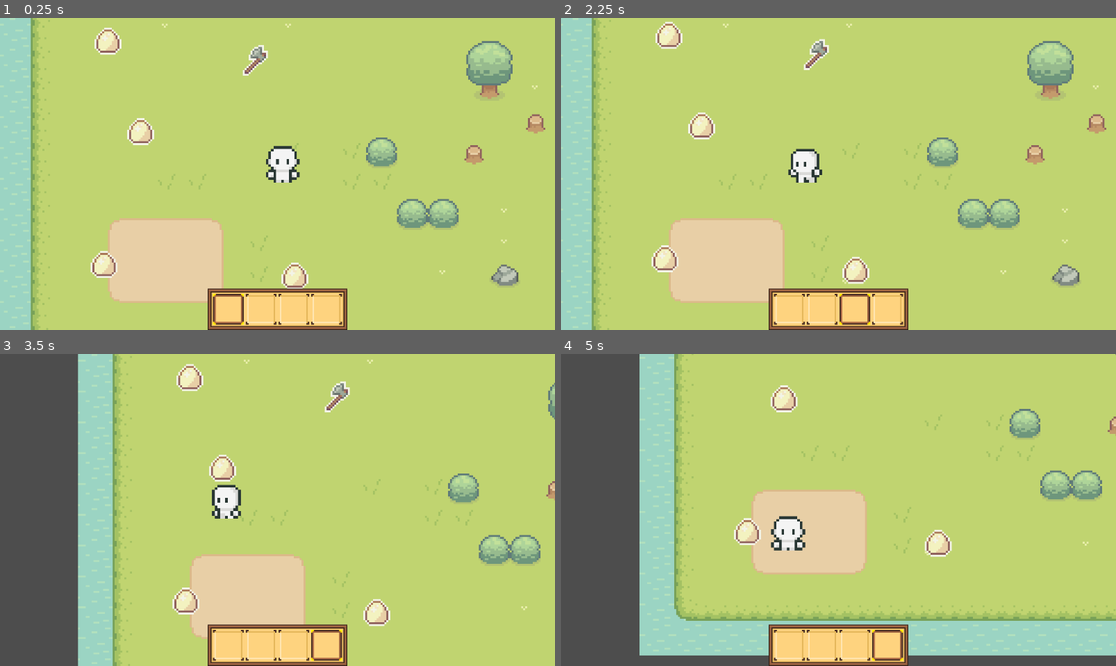
Above: before the commit, frames 1-4 (two rows, left to right).
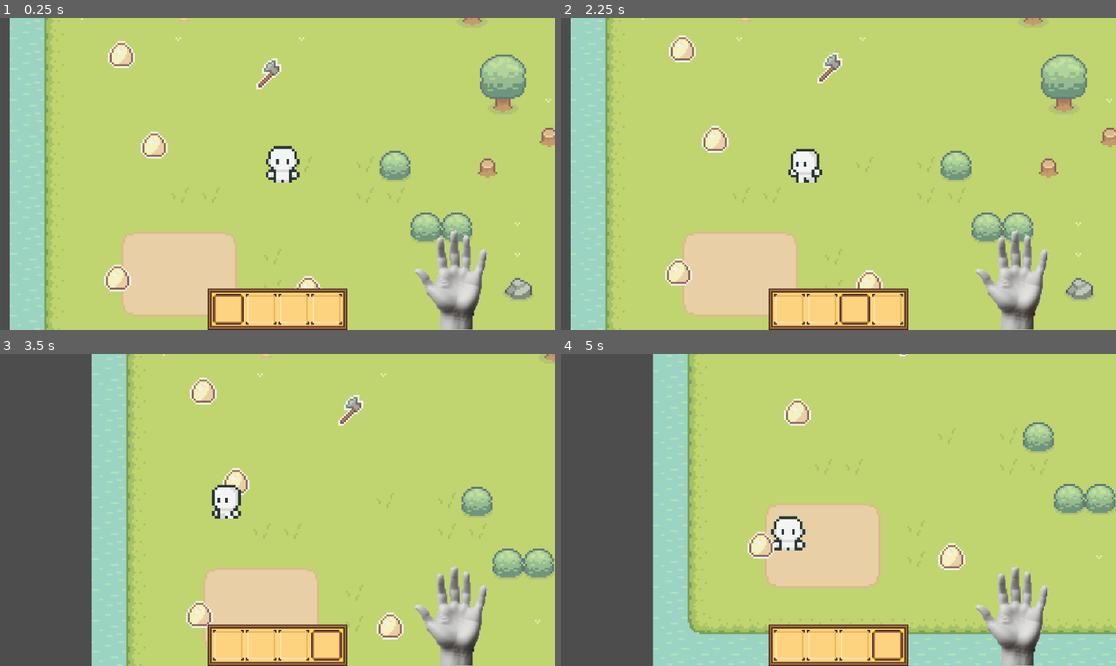
Above: after the commit, the same moments.

Repository: Lamayanul/Game
Game: Godot game, scene res://Scene/world.tscn
The game is run twice, just before and just after one commit, with the same random seed, the same clock (stepped at 60 frames per second) and the same inputs.
Inputs (mouse positions are in pixels of both pictures, inside the frame that each line leads up to):
- Up to frame 1 (0.25 s): no input
- Up to frame 2 (2.25 s): drag from (788, 308) to (855, 170) at 0.52 s; drag from (821, 308) to (855, 170) at 1.27 s; move the mouse to (855, 308) at 2.02 s; hold A (move_left) from 2.03 s (still down); tap Z (drop) at 2.1 s; click (855, 308) at 2.17 s
- Up to frame 3 (3.5 s): tap N (drop_1, bound only after the commit) at 2.3 s; release A (move_left) at 2.75 s; drag from (327, 644) to (538, 400) at 2.77 s
- Up to frame 4 (5 s): move the mouse to (755, 432) at 3.52 s; hold S (move_down) 3.53-4.25 s; tap N (drop_1, bound only after the commit) at 3.6 s; click (755, 432) at 3.67 s; tap Space (jump) at 3.77 s; drag from (960, 494) to (783, 441) at 4.27 s

The runs differ from the first frame. In frame 1, 18% of the frame differs, in the area x 0-100%, y 0-100%; in frame 2, 18%; in frame 3, 16%; in frame 4, 20%, in the area x 14-100%, y 0-100%.

Commit message:
update
inventory fix

Diff:
--- a/Autoload/Database.gd
+++ b/Autoload/Database.gd
@@ -16,6 +16,9 @@
 func get_number(ID="0"):
  return content[ID]["number"]
 
+func get_nume(ID="0"):
+ return content[ID]["nume"]
+
 #func get_id(number: int) -> String:
  #for id in content.keys():
   #if content[id]["number"] == number:
--- a/Autoload/Database.json
+++ b/Autoload/Database.json
@@ -2,19 +2,22 @@
  "0":{
   "texture" : "",
   "cantitate":0,
-  "number":0
+  "number":0,
+  "nume":""
 	 },
 
 
  "1":{
   "texture" : "Egg_item.png",
-  "cantitate":3,
-  "number":1
+  "cantitate":1,
+  "number":1,
+  "nume":"ou",
 	 },
 
 "2":{
 	"texture":"axe.png",
 	"cantitate":1,
-	"number":2
+	"number":2,
+	"nume":"topor",
 	}
 }
--- a/Scene/player.tscn
+++ b/Scene/player.tscn
@@ -575,13 +575,10 @@
 [sub_resource type="RectangleShape2D" id="RectangleShape2D_fivss"]
 size = Vector2(10.6094, 3.0625)
 
-[sub_resource type="RectangleShape2D" id="RectangleShape2D_5r8jg"]
-size = Vector2(7, 6)
-
 [node name="CharacterBody2D" type="CharacterBody2D"]
 y_sort_enabled = true
-position = Vector2(40, 34)
 script = ExtResource("1_cqeva")
+metadata/_edit_group_ = true
 
 [node name="AnimatedSprite2D" type="AnimatedSprite2D" parent="."]
 texture_filter = 1
@@ -601,14 +598,3 @@
 position_smoothing_enabled = true
 drag_horizontal_enabled = true
 drag_vertical_enabled = true
-
-[node name="item_mana" type="Node2D" parent="."]
-position = Vector2(-22, -21)
-metadata/_edit_group_ = true
-
-[node name="sprite" type="Sprite2D" parent="item_mana"]
-
-[node name="Area2D" type="Area2D" parent="item_mana/sprite"]
-
-[node name="CollisionShape2D" type="CollisionShape2D" parent="item_mana/sprite/Area2D"]
-shape = SubResource("RectangleShape2D_5r8jg")
--- a/Scene/world.tscn
+++ b/Scene/world.tscn
@@ -13,6 +13,8 @@
 [ext_resource type="PackedScene" uid="uid://bpjsxu52b667r" path="res://Scene/fade_area.tscn" id="8_nd5dy"]
 [ext_resource type="PackedScene" uid="uid://cl0ym50w3lybq" path="res://User/inv.tscn" id="12_na5if"]
 [ext_resource type="PackedScene" uid="uid://7seyno1cclqg" path="res://User/item.tscn" id="13_6ft7m"]
+[ext_resource type="Texture2D" uid="uid://cwca42gpup2fp" path="res://Sprout Lands - Sprites - Basic pack/Objects/hand1.png" id="13_6781w"]
+[ext_resource type="Script" path="res://Scripturi/hand.gd" id="14_1eu7x"]
 
 [sub_resource type="TileSetAtlasSource" id="TileSetAtlasSource_g1xpc"]
 texture = ExtResource("1_okv3e")
@@ -202,6 +204,11 @@
 [sub_resource type="RectangleShape2D" id="RectangleShape2D_7fe0x"]
 size = Vector2(18.9975, 15.0613)
 
+[sub_resource type="StyleBoxEmpty" id="StyleBoxEmpty_4ynlc"]
+
+[sub_resource type="RectangleShape2D" id="RectangleShape2D_2cxkb"]
+size = Vector2(7, 6)
+
 [sub_resource type="RectangleShape2D" id="RectangleShape2D_0l4ak"]
 size = Vector2(25, 16)
 
@@ -245,8 +252,7 @@
 shape = SubResource("RectangleShape2D_7fe0x")
 
 [node name="player" parent="." instance=ExtResource("6_5tioc")]
-position = Vector2(-95, 102)
-metadata/_edit_group_ = true
+position = Vector2(-102, 95)
 
 [node name="Timer" type="Timer" parent="player"]
 wait_time = 0.5
@@ -276,6 +282,69 @@
 grow_horizontal = 2
 grow_vertical = 0
 
+[node name="PanelContainer" type="PanelContainer" parent="CanvasLayer"]
+anchors_preset = 3
+anchor_left = 1.0
+anchor_top = 1.0
+anchor_right = 1.0
+anchor_bottom = 1.0
+offset_left = -305.0
+offset_top = -199.0
+offset_right = -98.0
+offset_bottom = 2.0
+grow_horizontal = 0
+grow_vertical = 0
+theme_override_styles/panel = SubResource("StyleBoxEmpty_4ynlc")
+metadata/_edit_group_ = true
+
+[node name="Sprite2D" type="Sprite2D" parent="CanvasLayer/PanelContainer"]
+position = Vector2(102, 83.9999)
+scale = Vector2(2.32, 2.32)
+texture = ExtResource("13_6781w")
+
+[node name="item_mana" type="Node2D" parent="CanvasLayer/PanelContainer/Sprite2D"]
+position = Vector2(-5.96046e-08, -8.18966)
+scale = Vector2(5.07708, 6.02854)
+
+[node name="sprite" type="Sprite2D" parent="CanvasLayer/PanelContainer/Sprite2D/item_mana"]
+script = ExtResource("14_1eu7x")
+
+[node name="Area2D" type="Area2D" parent="CanvasLayer/PanelContainer/Sprite2D/item_mana/sprite"]
+
+[node name="CollisionShape2D" type="CollisionShape2D" parent="CanvasLayer/PanelContainer/Sprite2D/item_mana/sprite/Area2D"]
+shape = SubResource("RectangleShape2D_2cxkb")
+
+[node name="InfoLabel" type="RichTextLabel" parent="CanvasLayer"]
+anchors_preset = 3
+anchor_left = 1.0
+anchor_top = 1.0
+anchor_right = 1.0
+anchor_bottom = 1.0
+offset_left = -263.0
+offset_top = -298.0
+offset_right = -139.0
+offset_bottom = -212.0
+grow_horizontal = 0
+grow_vertical = 0
+size_flags_horizontal = 4
+size_flags_vertical = 0
+bbcode_enabled = true
+fit_content = true
+
+[node name="ColorRect" type="ColorRect" parent="CanvasLayer"]
+z_index = -1
+anchors_preset = 3
+anchor_left = 1.0
+anchor_top = 1.0
+anchor_right = 1.0
+anchor_bottom = 1.0
+offset_left = -262.0
+offset_top = -297.0
+offset_right = -139.0
+offset_bottom = -212.0
+grow_horizontal = 0
+grow_vertical = 0
+
 [node name="Area2D2" type="Area2D" parent="."]
 
 [node name="CollisionShape2D" type="CollisionShape2D" parent="Area2D2"]
@@ -285,7 +354,6 @@
 [node name="Item" parent="." instance=ExtResource("13_6ft7m")]
 position = Vector2(-138, 23)
 ID = "2"
-metadata/_edit_group_ = true
 
 [node name="Item2" parent="." instance=ExtResource("13_6ft7m")]
 position = Vector2(-197, 60)
@@ -307,5 +375,7 @@
 [connection signal="body_exited" from="TileMap/Area2D" to="player" method="_on_area_2d_body_exited"]
 [connection signal="timeout" from="player/Timer" to="player" method="_on_timer_timeout"]
 [connection signal="timeout" from="gaina/directionChangeTimer" to="gaina" method="_on_direction_change_timer_timeout"]
+[connection signal="mouse_entered" from="CanvasLayer/PanelContainer" to="player" method="_on_area_2d_mouse_entered"]
+[connection signal="mouse_exited" from="CanvasLayer/PanelContainer" to="player" method="_on_area_2d_mouse_exited"]
 [connection signal="body_entered" from="Area2D2" to="player" method="_on_body_entered"]
 [connection signal="body_exited" from="Area2D2" to="player" method="_on_body_exited"]
--- /dev/null
+++ b/Scripturi/hand.gd
@@ -0,0 +1,12 @@
+extends Sprite2D
+
+var float_amplitude: float = 2.0
+var float_speed: float = 2.0
+var original_position: Vector2
+var time_passed: float = 0.0
+
+
+
+func _process(delta: float):
+	time_passed += delta
+	position.y = original_position.y + sin(time_passed * float_speed) * float_amplitude * 0.5
--- a/Scripturi/player.gd
+++ b/Scripturi/player.gd
@@ -8,7 +8,12 @@
 var _currentIdleAnimation = "front_idle" # Current idle animation
 var is_jumping = false
 var jumpDirection = Vector2.ZERO
-@onready var hand_sprite = $item_mana/sprite
+@onready var hand_sprite = $"../CanvasLayer/PanelContainer/Sprite2D/item_mana/sprite"
+@onready var info_label = $"../CanvasLayer/InfoLabel"
+@onready var area_2d = $"../CanvasLayer/PanelContainer/Sprite2D/item_mana/sprite/Area2D"
+@onready var color_rect = $"../CanvasLayer/ColorRect"
+
+var info:String=""
 # Nodes
 var colisiune
 var tilemap
@@ -19,7 +24,9 @@
 	_tileMap = get_node("/root/world/TileMap")
 	colisiune = get_node("colisiune")
 	add_to_group("player")
-	# Connect the plant_seed signal
+	color_rect.color = Color(0, 0, 0, 0.5)  # Negru cu 50% transparență
+	color_rect.visible=false
+
 
 
 func _physics_process(delta):
@@ -138,10 +145,29 @@
 
 
 # Funcția pentru echiparea unui item
-func equip_item(item_texture: Texture):
+func equip_item(item_texture: Texture, item_nume : String):
 	if item_texture:
 		print("Texture set successfully")
 		hand_sprite.texture = item_texture
 		hand_sprite.visible = true
+		hand_sprite.scale=Vector2(0.5,0.5)
+		info = "[center]ITEM : "  +item_nume+"[/center]"
 	else:
 		print("Texture is null")
+
+func inequip_item():
+	hand_sprite.texture=null
+	info_label.clear()
+
+
+func _on_area_2d_mouse_entered():
+	info_label.visible=true
+	color_rect.visible=true
+	info_label.text=info
+	print("intrare")
+
+
+func _on_area_2d_mouse_exited():
+	info_label.visible=false
+	color_rect.visible=false
+	print("iesire")
--- a/User/inv.gd
+++ b/User/inv.gd
@@ -5,39 +5,72 @@
 @onready var texture_rect = $MarginContainer/TextureRect
 @onready var grid = $"../../TileMap/Grid"  # Referința la grid
 @export var plin:int =0
-
-
+@onready var info_label = $"../InfoLabel"
 
 # Dimensiunea unui tile (ajustează după caz)
 #var tile_size = Vector2(16, 16)
 
-func add_item(ID="0"):
-
-	var item_texture = load("res://assets/" + ItemData.get_texture(ID))
-	var item_cantitate = ItemData.get_cantitate(ID)
-	var item_number = ItemData.get_number(ID)
-
-	var item_data = {"TEXTURE": item_texture, "CANTITATE": item_cantitate, "NUMBER":item_number}
-
-	var start_index = 0
-	var index = start_index
-
-	for i in range(start_index, grid_container.get_child_count()):
-		var child = grid_container.get_child(i)
-		if child != null and child.has_method("set_property"):
-			if not child.filled:
-				index = i
-				break
+#func add_item(ID="0"):
+#
+	#var item_texture = load("res://assets/" + ItemData.get_texture(ID))
+	#var item_cantitate = ItemData.get_cantitate(ID)
+	#var item_number = ItemData.get_number(ID)
+	#
+	#var item_data = {"TEXTURE": item_texture, "CANTITATE": item_cantitate, "NUMBER":item_number}
+	#
+	#var start_index = 0
+	#var index = start_index
+#
+	#for i in range(start_index, grid_container.get_child_count()):
+		#var child = grid_container.get_child(i)
+		#if child != null and child.has_method("set_property"):
+			#if not child.filled:
+				#index = i
+				#break
 			#elif child.get_id() == ID:
 				#child.set_property(item_data)
 				#return
-
-
-	var slot = grid_container.get_child(index)
-	if slot != null and slot.has_method("set_property"):
-		slot.set_property(item_data)
-	else:
-		print("Eroare: Slotul este null sau nu are metoda set_property.")
+				#
+			#
+	#var slot = grid_container.get_child(index)
+	#if slot != null and slot.has_method("set_property"):
+		#slot.set_property(item_data)
+	#else:
+		#print("Eroare: Slotul este null sau nu are metoda set_property.")
+
+func add_item(ID="", item_cantita=1):
+	var item_texture = load("res://assets/" + ItemData.get_texture(ID))
+	var item_nume=ItemData.get_nume(ID)
+	var item_number = ItemData.get_number(ID)
+	var item_cantitate=item_cantita
+	print("cantitate: ", item_cantitate)
+	var item_data = {"TEXTURE": item_texture, "CANTITATE": item_cantitate, "NUMBER": item_number,"NUME":item_nume}
+	if ID=="0":
+		item_cantitate=0
+	# 1. Verifică dacă există deja un item cu același ID în inventar
+	for i in range(grid_container.get_child_count()):
+		var child = grid_container.get_child(i)
+		if child is Slot:
+			if child.filled and child.get_id() == ID:
+				# 2. Stivuiește itemele dacă găsești un slot cu același ID
+				child.cantitate += item_cantitate
+				child.set_property({"TEXTURE": item_texture, "CANTITATE": child.cantitate, "NUMBER": item_number,"NUME":item_nume})
+				plin=plin
+				return
+
+	# 3. Dacă nu există un slot cu același ID, caută un slot gol și adaugă itemul acolo
+	for i in range(grid_container.get_child_count()):
+		var child = grid_container.get_child(i)
+		if child is Slot:
+			if not child.filled:
+				child.set_property(item_data)
+				child.filled = true
+				plin+=1
+				return
+
+	# Dacă inventarul este plin și nu există sloturi libere
+	print("Inventarul este plin!")
+
 
 func _ready():
 	for child in grid_container.get_children():
@@ -59,7 +92,8 @@
 	update_selector_position(selected_slot)
 	var player = get_node("/root/world/player")  # Referința la nodul player
 	if player and slot.get_texture() != null:
-		player.equip_item(slot.get_texture())
+		player.equip_item(slot.get_texture(),slot.get_nume())
+
 
 func update_selector_position(slot: Slot):
 	var slot_position = slot.get_global_position()
@@ -69,6 +103,8 @@
 func _input(_event):
 	if Input.is_action_just_pressed("drop"):
 		drop_selected_item()
+	if Input.is_action_just_pressed("drop_1"):
+		drop_selected_item_1()
 
 
 
@@ -80,17 +116,22 @@
 			selected_slot.clear_item()
 		if ID:
 			print("ID-ul itemului este: ", ID)
+			#var item_cantitate = selected_slot.get_cantitate()
+			#var cantitate_de_drop = 1  # Cantitatea pe care vrei să o dai la drop
+			var player = get_node("/root/world/player")
 
 			# Obține poziția mouse-ului în coordonate globale
-			var mouse_position = Vector2(100,100)
+			#var mouse = get_global_mouse_position()
 			var world = get_node("/root/world/")
-
+			var cantiti=selected_slot.get_cantitate()
 			# Convertește coordonatele mouse-ului în coordonatele locale ale TileMap
-			var _local_mouse_position = world.to_local(mouse_position)
+			#var mouse_position_global = get_viewport().get_mouse_position()
+			#var mouse_position_local = world.to_local(mouse_position_global)
 			# Drop itemul la poziția exactă a mouse-ului
-			drop_item(ID, mouse_position)
-
-			print("Poziția calculată pentru drop: ", mouse_position)
+
+			drop_item(ID,cantiti)
+
+			#print("Poziția calculată pentru drop: ", drop_position)
 
 			# Curăță și deselectează slotul
 			selected_slot.clear_item()
@@ -98,6 +139,11 @@
 			selected_slot = null  # Deselectează slotul după drop
 			plin-=1
 			print(plin)
+
+			player.inequip_item()
+
+
+
 		else:
 			print("ID-ul itemului nu a fost găsit în slotul selectat.")
 	else:
@@ -106,15 +152,11 @@
 
 
 # În funcția de drop
-func drop_item(ID: String, position: Vector2):
+func drop_item(ID: String, cantiti: int):
 	# Obține textura și cantitatea din ItemData
-	var item_cantitate = ItemData.get_cantitate(ID)
+	var item_cantitate = cantiti
 	var item_texture_path = "res://assets/" + ItemData.get_texture(ID)
 	var item_texture = load(item_texture_path) as Texture
-
-
-
-
 
 	# Încarcă scena itemului
 	var item_scene = load("res://User/item.tscn") as PackedScene
@@ -126,11 +168,13 @@
 		item_instance.set_cantitate(item_cantitate)
 		item_instance.set_texture1(item_texture)
 
-		item_instance.ID = selected_slot.get_id()
-		var local_position = world_node.to_local(position)
-		item_instance.position = local_position  # Folosește 'position' pentru coordonate locale
-
+		item_instance.ID = ID
+		var position=Vector2(100,100)
+
+		item_instance.position = position  # Folosește 'position' pentru coordonate locale
+		#global_cantiti=cantiti
 		world_node.add_child(item_instance)
+
 		#item_instance.scale = Vector2(2, 2)  # Asigură-te că este vizibil
 		#item_instance.modulate = Color(1, 1, 1, 1)  # Asigură-te că nu este transparent
 		#item_instance.visible = true  # Asigură-te că este vizibil
@@ -149,3 +193,39 @@
 		#if items_node:
 			#items_node.add_child(load("res://User/item.tscn").instantiate())
 			#items_node.add_child(item_instance)
+
+func drop_selected_item_1():
+	print("Funcția drop_selected_item_1 a fost apelată")
+	if selected_slot:
+		var ID = selected_slot.get_id()  # Obține ID-ul itemului din slotul selectat
+		if ID == "0":
+			selected_slot.clear_item()
+		if ID:
+			print("ID-ul itemului este: ", ID)
+			#var item_cantitate = selected_slot.get_cantitate()
+			var cantitate_de_drop = 1  # Cantitatea pe care vrei să o dai la drop
+			# Obține poziția mouse-ului în coordonate globale
+			var mouse_position = Vector2(100,100)
+			var world = get_node("/root/world/")
+			#var cantiti=selected_slot.get_cantitate()
+			# Convertește coordonatele mouse-ului în coordonatele locale ale TileMap
+			var _local_mouse_position = world.to_local(mouse_position)
+
+			if selected_slot.decrease_cantitate(cantitate_de_drop):
+
+				selected_slot.clear_item()
+				selected_slot.deselect()
+				selected_slot = null
+				plin -= 1
+				var player = get_node("/root/world/player")
+				player.inequip_item()  # Dez-echipează itemul
+
+			if ID=="0":
+				cantitate_de_drop=0
+			drop_item(ID , cantitate_de_drop)
+
+
+		else:
+			print("ID-ul itemului nu a fost găsit în slotul selectat.")
+	else:
+		print("Niciun slot nu este selectat")
--- a/User/slot_container.gd
+++ b/User/slot_container.gd
@@ -13,6 +13,9 @@
 
 signal slot_selected(slot)
 
+@export var nume: String:
+	set(value):
+		nume=value
 
 @export var number : int = 0:
 	set(value):
@@ -31,12 +34,13 @@
 
 #@export_enum("Grau:0", "Seminte:1", "Axe:2") var type: int
 
-@onready var property: Dictionary = {"TEXTURE": null, "CANTITATE": cantitate, "NUMBER":number}:
+@onready var property: Dictionary = {"TEXTURE": null, "CANTITATE": cantitate, "NUMBER":number, "NUME":nume}:
 	set(value):
 		property = value
 		texture_rect.texture = property["TEXTURE"]  # Actualizează direct textura în TextureRect
 		cantitate = property["CANTITATE"]
 		number = property["NUMBER"]
+		nume = property["NUME"]
 
 
 # Metoda pentru setarea texturii și cantității
@@ -49,6 +53,7 @@
 		texture_rect.texture = property["TEXTURE"]
 		cantitate = property["CANTITATE"]
 		number = property["NUMBER"]
+		nume=property["NUME"]
 		label.text = str(cantitate)
 		if cantitate > 0:
 			label.text = str(cantitate)
@@ -68,6 +73,9 @@
 
 func get_number()->int:
 	return property.get("NUMBER",0)
+
+func get_nume()->String:
+	return property.get("NUME","")
 
 
 
@@ -128,7 +136,7 @@
 	cantitate = 0
 
 	# Resetează ID-ul sau alte proprietăți relevante
-	property = {"TEXTURE": null, "CANTITATE": 0, "NUMBER": 0}
+	property = {"TEXTURE": null, "CANTITATE": 0, "NUMBER": 0, "NUME":""}
 
 	# Marchează slotul ca fiind gol
 	filled = false
@@ -142,3 +150,13 @@
 			if ItemData.content[key]["number"] == number:
 				return key
 	return "0"
+
+
+func decrease_cantitate(amount: int) -> bool:
+	if cantitate > 0:
+		cantitate -= amount
+		if cantitate <= 0:
+			cantitate = 0
+			return true  # Itemul trebuie să fie eliminat
+		return false
+	return true  # Itemul nu are cantitate
--- a/item.gd
+++ b/item.gd
@@ -1,6 +1,6 @@
 extends Sprite2D
 
-@export var ID ="0"
+@export var ID =""
 
 @onready var shadow = Sprite2D.new()
 
@@ -11,7 +11,7 @@
 
 # Variabile pentru textura și cantitate
 var item_texture: Texture
-var item_cantitate: int
+var item_cantitate: int=1
 
 func _ready():
 	# Setează textura folosind ID-ul
@@ -22,13 +22,14 @@
 
 func _on_body_entered(body):
 	if body.name == "player":
-		var inventory = get_parent().find_child("Inv")
+		var inventory=get_parent().find_child("Inv") #get_parent().find_child("Inv")
 
 		if inventory.plin < 4:
-			get_parent().find_child("Inv").add_item(ID)
-			inventory.plin+=1
+			get_parent().find_child("Inv").add_item(ID,self.get_cantiti())
+			#inventory.plin+=1
 			queue_free()
 			print(inventory.plin)
+			#print("cantitate: ",item_cantitate)
 		else:
 			print("Inventarul este plin")
 
@@ -46,3 +47,5 @@
 	item_cantitate = cantitate
 	# Dacă ai un Label pentru a afișa cantitatea, îl poți seta aici
 	# Exemplu: label.text = str(item_cantitate)
+func get_cantiti():
+	return item_cantitate
--- a/project.godot
+++ b/project.godot
@@ -56,6 +56,11 @@
 "events": [Object(InputEventKey,"resource_local_to_scene":false,"resource_name":"","device":-1,"window_id":0,"alt_press …(192 unchanged characters)…
 ]
 }
+drop_1={
+"deadzone": 0.5,
+"events": [Object(InputEventKey,"resource_local_to_scene":false,"resource_name":"","device":-1,"window_id":0,"alt_pressed":false,"shift_pressed":false,"ctrl_pressed":false,"meta_pressed":false,"pressed":false,"keycode":0,"physical_keycode":78,"key_label":0,"unicode":110,"location":0,"echo":false,"script":null)
+]
+}
 
 [rendering]
 
Not shown: 1 places in Scene/player.tscn that only renumber resources
Not shown: 1 places in Scene/world.tscn that only renumber resources
Binary file added: Sprout Lands - Sprites - Basic pack/Objects/hand1.png
Not shown, added: Sprout Lands - Sprites - Basic pack/Objects/hand1.png.import
